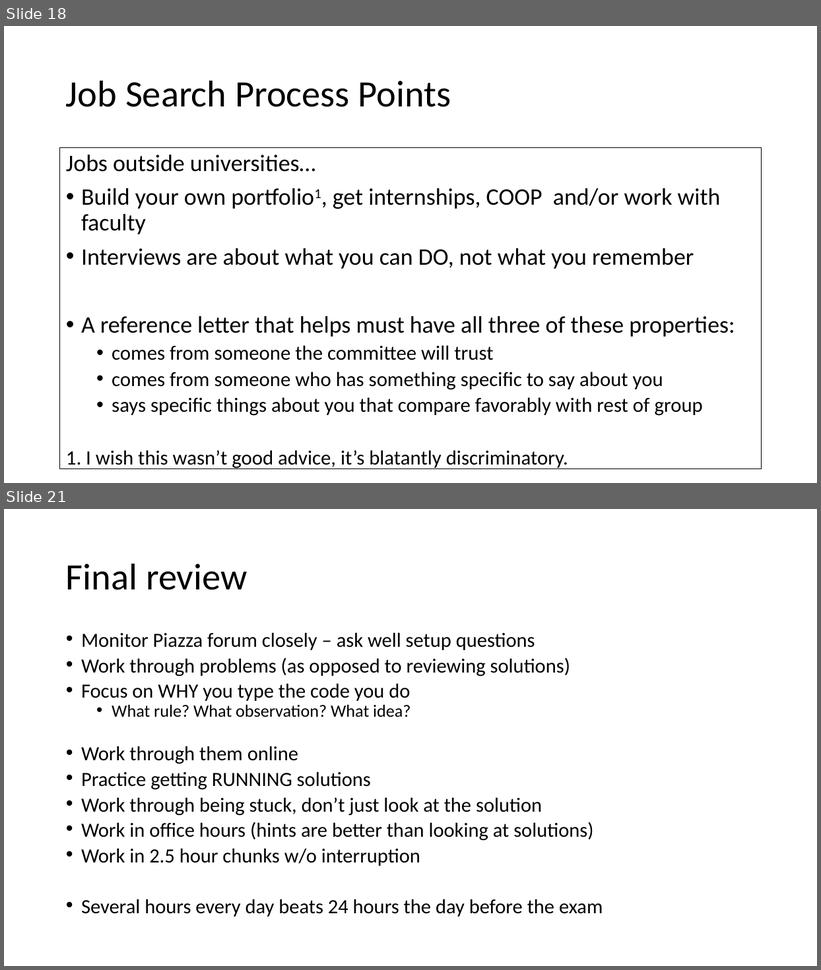
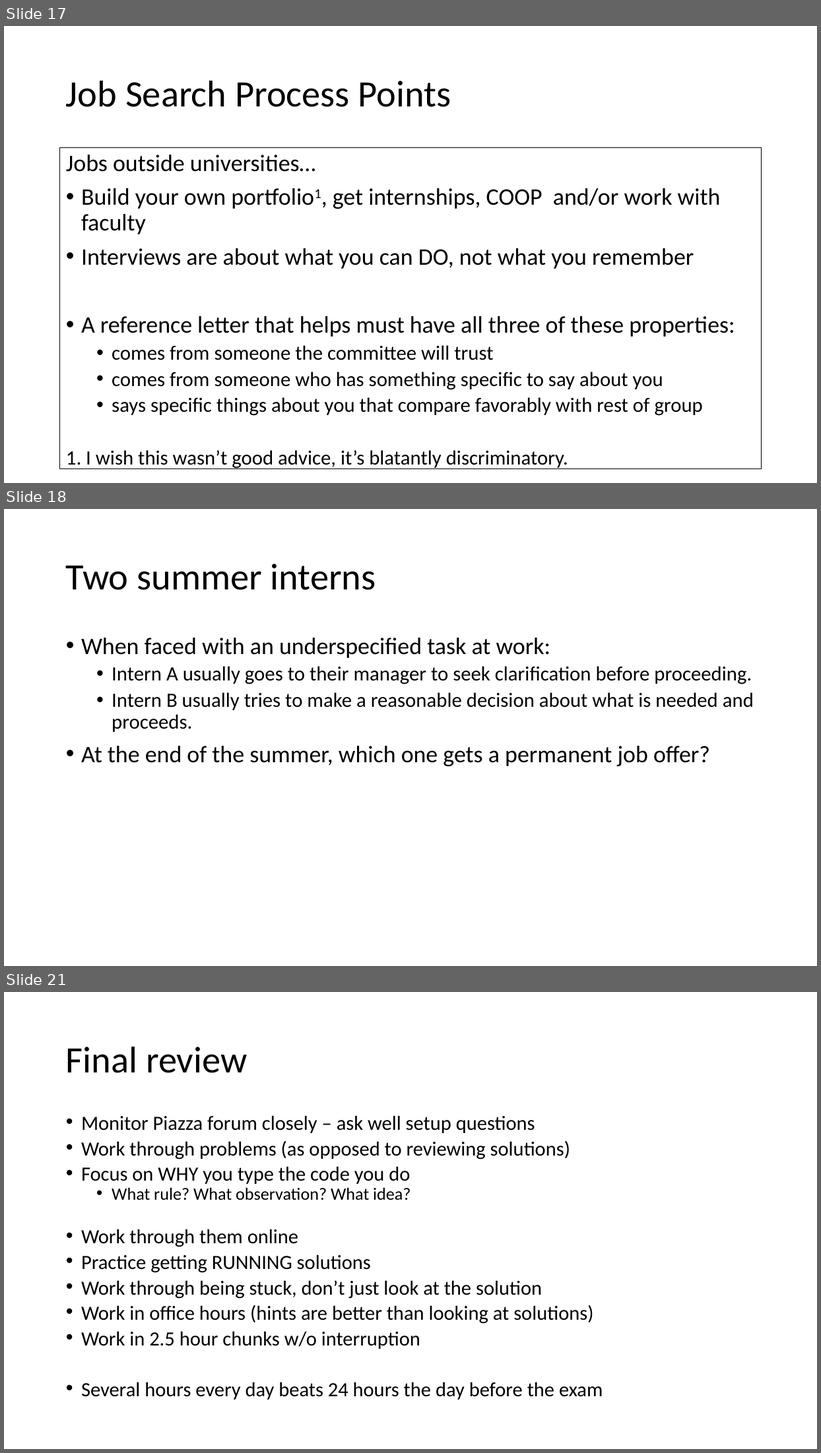
Before and after one commit to GregorKiczales/spd-materials, a slide deck: instructor/l23/lec23-wrap.pptx. Shown one above the other, each under a label of ours: slides 18 and 21 before the commit, slides 17, 18 and 21 after it; the slides between them are not shown. The pictures are 821x970 and 821x1453 pixels, drawn with LibreOffice and Linux fonts; fonts in the diff are those of the drawing. Boxes give left, top, right and bottom in pixels: in the first picture for what was removed or moved away, otherwise in the second. Text is boxed around its words. In the diff, an @@ line names an element or a change of style, - is before the commit and + after.

```diff
--- a/instructor/l23/lec23-wrap.pptx
+++ b/instructor/l23/lec23-wrap.pptx
@@ slide 18 added at bbox=[4, 509, 817, 966], background #FFFFFF @@
@@ title added at bbox=[66, 564, 376, 590], 44 pt, text #000000 @@
+Two summer interns
@@ text added at bbox=[81, 638, 754, 766], 24 pt, text #000000 @@
+• When faced with an underspecified task at work:
+  • Intern A usually goes to their manager to seek clarification before proceeding.
+  • Intern B usually tries to make a reasonable decision about what is needed and proceeds.
+• At the end of the summer, which one gets a permanent job offer?
@@ what was slide 18 is now slide 17 @@
```
Also in this commit, not shown: 5 slides changed, 4 other slides added, 4 slides removed, 3 other files.
